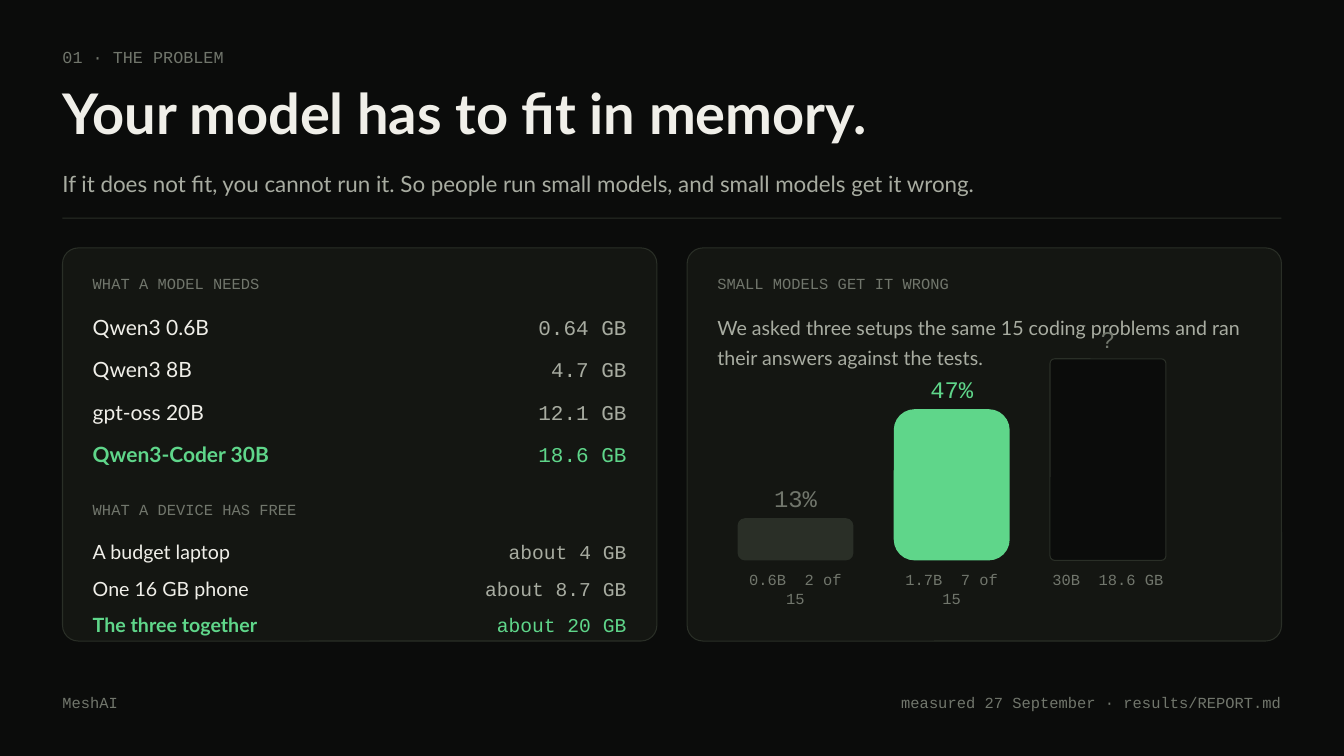
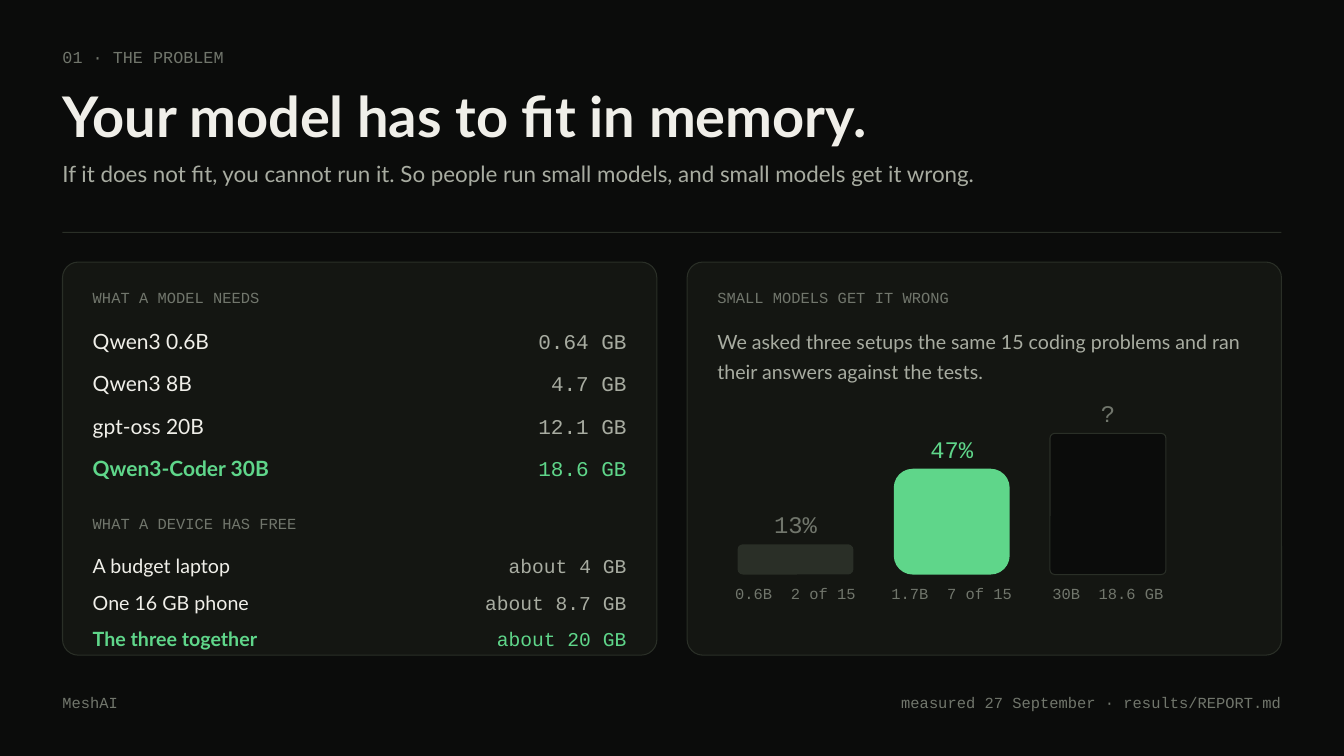
Before and after one commit to prajwal-gunnala/maynards, a slide deck: slide 2 of docs/deck-editable/MeshAI_Deck.pptx. Drawn at 1344x756 pixels with LibreOffice and Linux fonts; fonts in the diff are those of the drawing. Boxes give left, top, right and bottom in pixels: in the first picture for what was removed or moved away, otherwise in the second. Text is boxed around its words. In the diff, an @@ line names an element or a change of style, - is before the commit and + after.

Commit message:
deck: twelve slides, and a layout that survives its own words
An audit of every rendered slide found the same three causes behind almost
every defect: the header assumed a title never wrapped, the bullet helper
advanced by a fixed step whether or not a line wrapped, and every caller
hard-coded the position of whatever came next. All three now measure the text
before placing the next thing, so a longer sentence pushes what follows down
instead of printing on top of it.

Cut from fifteen to twelve. Why it is hard folded into what we fixed, because
it is one story: the link is the constraint, and here is what we did. Who it
is for moved onto the business slide, where the buyer already was.

The business leads with the fleet now: people hand over a phone they no
longer use, we rack it and pay them, and what a customer buys is memory,
priced by how big a model they want to hold. Their own devices and licensing
to a phone maker stay, as the other two ways.

And the limits slide says something useful instead of apologising: when to
use it, and when not to.

```diff
--- a/docs/deck-editable/MeshAI_Deck.pptx
+++ b/docs/deck-editable/MeshAI_Deck.pptx
@@ text "Your model has to fit ..." at (62,95,866,147): line spacing 1 to 1.05 @@
@@ text "If it does not fit, ...": place and size @@
-text "If it does not fit, ..." at (62,175,974,196)
+text "If it does not fit, ..." at (62,165,974,186)
@@ 18 texts, 2 rounded rectangles, 1 rectangle: place and size @@
-18 texts, 2 rounded rectangles, 1 rectangle at (63,218,1282,641)
+18 texts, 2 rounded rectangles, 1 rectangle at (63,232,1282,655)
@@ text "?": place and size @@
-text "?" at (1051,325,1167,355)
+text "?" at (1051,399,1167,430)
@@ text "47%": place and size @@
-text "47%" at (930,382,973,398)
+text "47%" at (930,442,973,458)
@@ rounded rectangle: place and size @@
-rounded rectangle at (1051,359,1167,561)
+rounded rectangle at (1051,434,1167,575)
@@ rounded rectangle: place and size @@
-rounded rectangle at (894,409,1010,561)
+rounded rectangle at (894,469,1010,575)
@@ text "13%": place and size @@
-text "13%" at (774,491,817,507)
+text "13%" at (774,517,817,533)
@@ rounded rectangle: place and size @@
-rounded rectangle at (738,518,854,561)
+rounded rectangle at (738,544,854,575)
@@ text "0.6B 2 of 15" rewrapped from (749,574,842,604) to (735,588,856,599) @@
@@ text "1.7B 7 of 15" rewrapped from (905,574,998,604) to (891,588,1012,599) @@
@@ text "30B 18.6 GB": place and size @@
-text "30B 18.6 GB" at (1052,575,1163,585)
+text "30B 18.6 GB" at (1052,589,1163,599)
```
Also in this commit, not shown: 9 other slides changed, 2 slides added, 5 slides removed, 1 other file.
